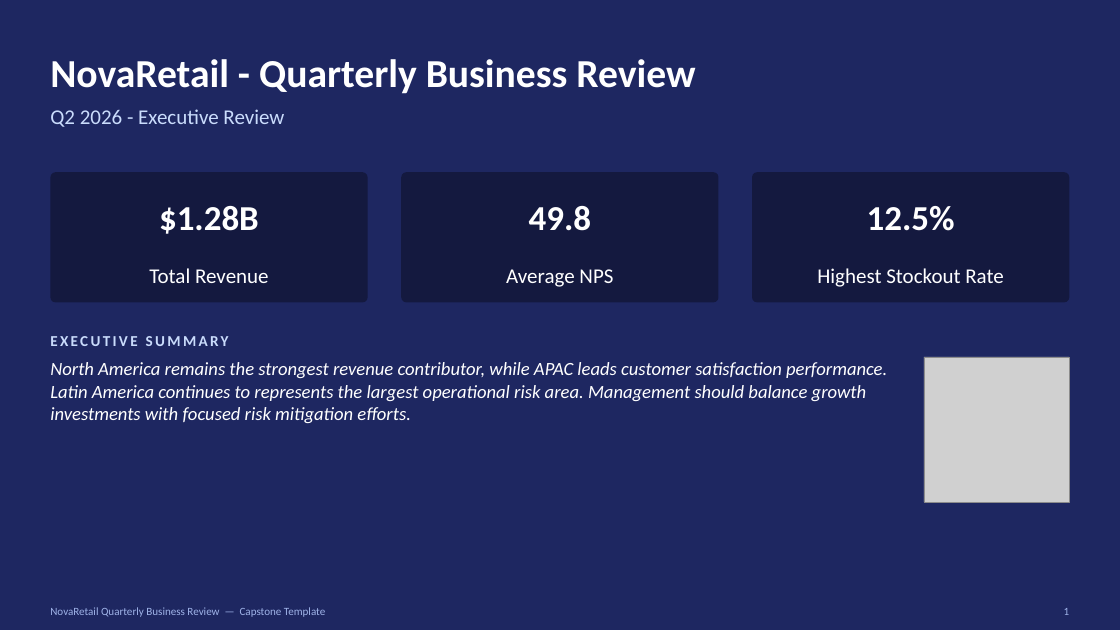
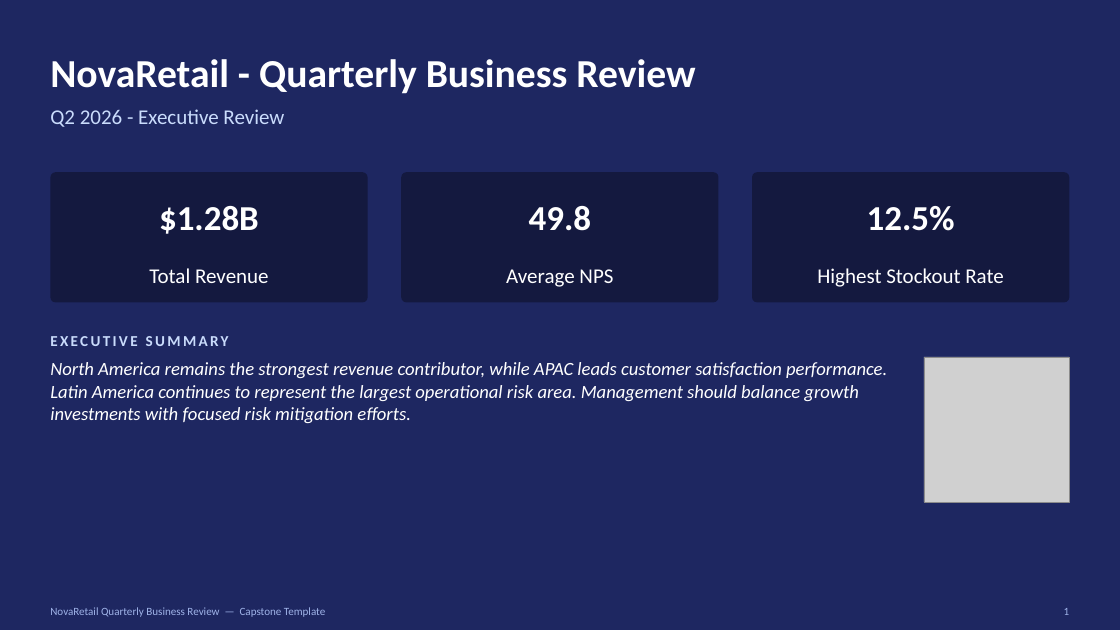
Before and after one commit to RAJ11-svg/NovaRetail-Executive-Deck-Generator, a slide deck: slide 1 of output/NovaRetail_Q2_2026_Executive_QBR_Final.pptx. Drawn at 1120x630 pixels with LibreOffice and Linux fonts; fonts in the diff are those of the drawing; grey boxes stand for pictures. Boxes give left, top, right and bottom in pixels: in the first picture for what was removed or moved away, otherwise in the second. Text is boxed around its words. In the diff, an @@ line names an element or a change of style, - is before the commit and + after.

```diff
--- a/output/NovaRetail_Q2_2026_Executive_QBR_Final.pptx
+++ b/output/NovaRetail_Q2_2026_Executive_QBR_Final.pptx
@@ text at bbox=[50, 362, 887, 423]: text changed @@
-North America remains the strongest revenue contributor, while APAC leads customer satisfaction performance. Latin America continues to represents the largest operational risk area. Management should balance growth investments with focused risk mitigation efforts.
+North America remains the strongest revenue contributor, while APAC leads customer satisfaction performance. Latin America continues to represent the largest operational risk area. Management should balance growth investments with focused risk mitigation efforts.
```
Also in this commit, not shown: 6 other files.
